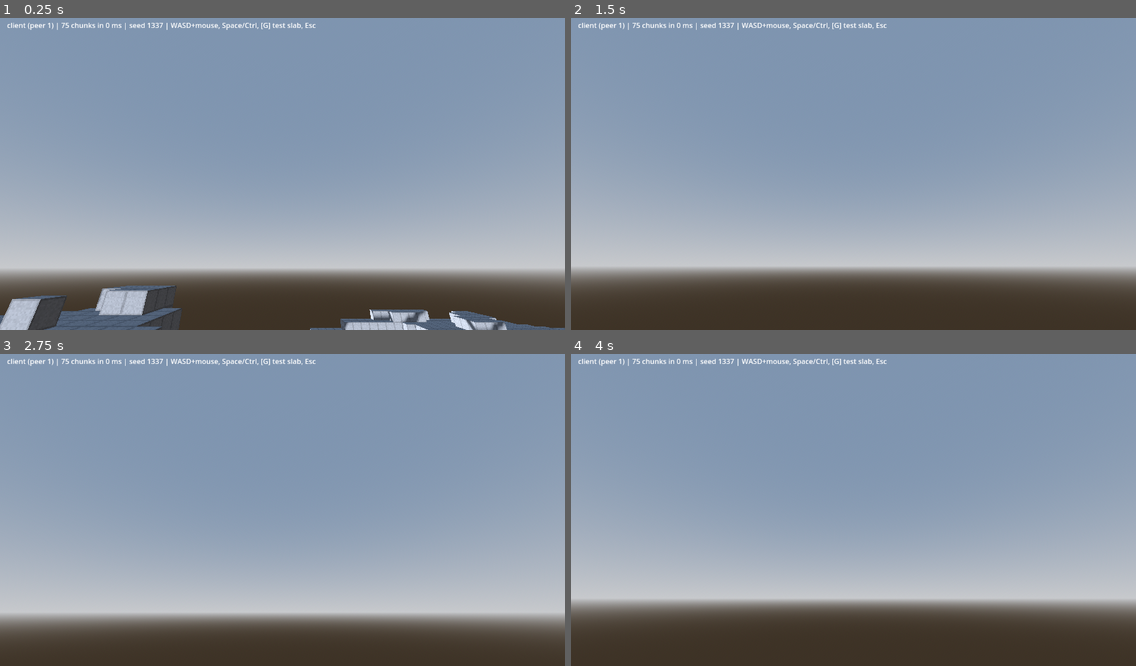
Above: before the commit, frames 1-4 (two rows, left to right).
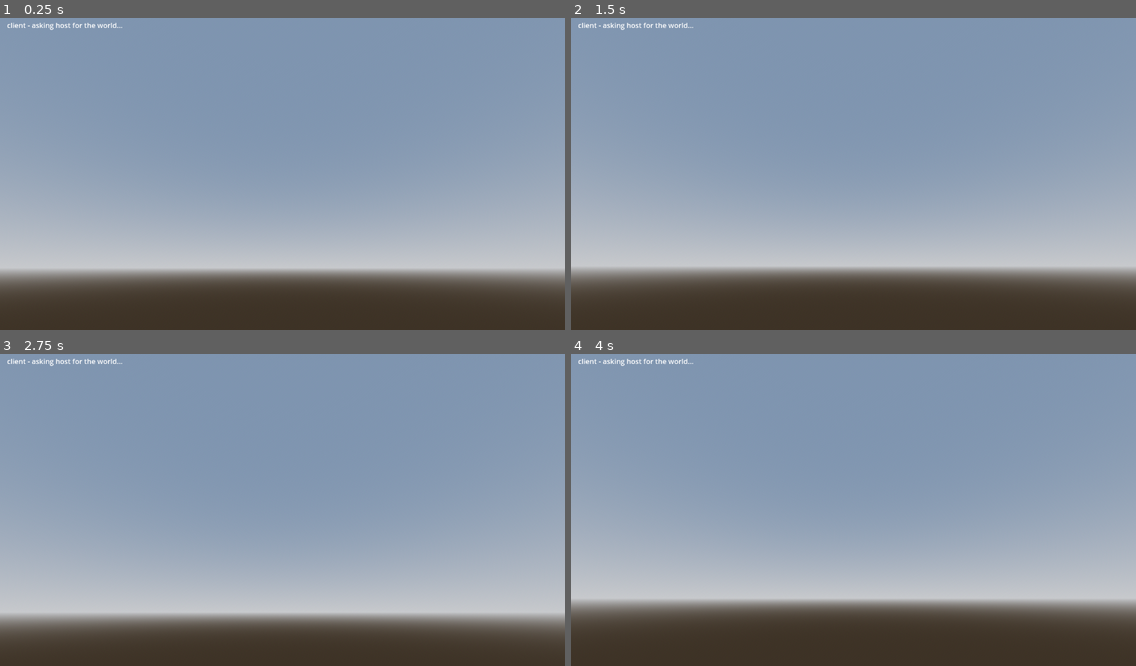
Above: after the commit, the same moments.

Repository: FrostyyTiger/Kubik
Game: Godot game, scene res://scenes/game.tscn
Same seed, same stepped clock (60 frames per second), same inputs: the game is played once before the commit and once after it. This scene is started directly instead of the project's main scene.
Inputs (mouse positions are in pixels of both pictures, inside the frame that each line leads up to):
- Up to frame 1 (0.25 s): no input
- Up to frame 2 (1.5 s): tap Enter at 0.5 s; move the mouse to (881, 170) at 0.52 s; hold W from 0.53 s (still down); tap G at 0.6 s; tap Space at 0.77, 1.25 s; move the mouse to (825, 174) at 1.27 s; tap Ctrl at 1.35 s
- Up to frame 3 (2.75 s): keep holding W; tap Space at 1.52 s; tap Enter at 2 s; move the mouse to (293, 500) at 2.02 s; hold Shift from 2.03 s (still down)
- Up to frame 4 (4 s): keep holding W; tap Space at 2.75, 3.02, 3.77 s; move the mouse to (847, 513) at 2.77 s; release Shift at 2.78 s; tap Alt at 2.85 s; tap Enter at 3.5 s; move the mouse to (893, 510) at 3.52 s; tap G at 3.6 s

The runs differ from the first frame. In frame 1, 4.9% of the frame differs, in the area x 0-100%, y 1-100%; in frame 2, 0.4%; in frame 3, 0.4%; in frame 4, 0.4%.

Commit message:
feat(net): join handshake, seed sync and remote player capsules
The host picks randi() as the seed and builds immediately. A joining client
builds nothing until it asks the host and gets back the seed plus the edit
snapshot. That reply is the entire world transfer: one integer and a
dictionary of changes, independent of world size.

Chunks build over several frames, so broadcast edits routinely arrive for
chunks a joiner has not generated yet. Rather than a pending queue, World
records every edit unconditionally and replays the relevant ones as each
chunk is generated - so edits may arrive in any order at any time.

Capsule colours are derived from peer id with golden-ratio hue stepping, so
both machines colour a player identically without sending anything about it.
Interpolation uses 1 - exp(-k*dt) rather than a fixed lerp weight, which is
frame-rate independent; a per-frame weight makes the game feel different at
60 and 120 fps.

PROVISIONAL: clients report camera position rather than input, because a
noclip debug camera has no movement rule a host could validate. The host
still owns and distributes the table, so only the payload is wrong - when
the player becomes a physics body, _srv_report_state carries input instead
and the host simulates. Marked in the source.

Co-Authored-By: Claude Opus 5 (1M context) <noreply@anthropic.com>
Claude-Session: https://claude.ai/code/session_01UiSAFbDzRSimYc9Mx2DoXk

Diff:
--- a/scenes/game.tscn
+++ b/scenes/game.tscn
@@ -28,6 +28,8 @@
 [node name="World" type="Node3D" parent="."]
 script = ExtResource("2_world")
 
+[node name="Players" type="Node3D" parent="."]
+
 [node name="FlyCamera" type="Camera3D" parent="."]
 transform = Transform3D(1, 0, 0, 0, 0.9063, -0.4226, 0, 0.4226, 0.9063, 0, 56, 0)
 current = true
--- /dev/null
+++ b/scenes/remote_player.tscn
@@ -0,0 +1,24 @@
+[gd_scene load_steps=3 format=3]
+
+[ext_resource type="Script" path="res://scripts/player/remote_player.gd" id="1_remote"]
+
+[sub_resource type="CapsuleMesh" id="CapsuleMesh_1"]
+radius = 0.35
+height = 1.8
+
+[node name="RemotePlayer" type="Node3D"]
+script = ExtResource("1_remote")
+
+[node name="Body" type="MeshInstance3D" parent="."]
+transform = Transform3D(1, 0, 0, 0, 1, 0, 0, 0, 1, 0, 0.9, 0)
+mesh = SubResource("CapsuleMesh_1")
+
+[node name="Nametag" type="Label3D" parent="."]
+transform = Transform3D(1, 0, 0, 0, 1, 0, 0, 0, 1, 0, 2.1, 0)
+billboard = 1
+no_depth_test = true
+fixed_size = true
+pixel_size = 0.002
+text = "peer"
+font_size = 64
+outline_size = 20
--- a/scripts/game/game.gd
+++ b/scripts/game/game.gd
@@ -1,11 +1,10 @@
 extends Node3D
 
-## Root of the in-game scene.
-
-## Temporary. Next step is the host picking a seed and sending it during the
-## join handshake. Until then a shared constant does the same job: both
-## machines generate byte-identical terrain with zero voxels on the wire.
-const DEBUG_SEED := 1337
+## Root of the in-game scene. Owns the join handshake and player position sync.
+##
+## Both peers load this same scene, so every node here sits at the same path on
+## both machines - which is what makes @rpc work: Godot addresses RPCs by node
+## path, and a mismatch means the call silently lands nowhere.
 
 ## Scaffolding: a fixed spot well above the terrain band, so the debug slab is
 ## guaranteed to land in open air and be visible from anywhere.
@@ -14,28 +13,194 @@
 ## How far above the ground to drop the camera once the world exists.
 const SPAWN_CLEARANCE := 6.0
 
+## Position updates per second. 20 is plenty for two players; the smoothing on
+## the receiving end hides the gaps.
+const SYNC_HZ := 20.0
+
+## If the very first join request races the host scene change, ask again.
+const JOIN_RETRY_SECONDS := 1.0
+
+const REMOTE_PLAYER_SCENE := preload("res://scenes/remote_player.tscn")
+
 @onready var _world: World = $World
 @onready var _camera: FlyCamera = $FlyCamera
 @onready var _status: Label = $HUD/Status
+@onready var _players_root: Node3D = $Players
+
+## peer_id -> RemotePlayer. Everyone except us.
+var _players := {}
+
+## HOST ONLY. peer_id -> {"p": Vector3, "y": float}. The authoritative table.
+var _states := {}
 
 var _slab_present := false
+var _sync_accum := 0.0
+var _join_retry := 0.0
+var _chunk_count := 0
+var _build_ms := 0
 
 
 func _ready() -> void:
-	_status.text = "%s - generating world..." % _role_name()
 	_world.generation_finished.connect(_on_world_ready)
-	_world.setup(DEBUG_SEED)
+	Net.peer_left.connect(_on_peer_left)
+
+	if Net.is_host():
+		# The host invents the world. Godot randomises its RNG seed at startup,
+		# so this differs every session.
+		_status.text = "host - generating world..."
+		_world.setup(randi())
+	else:
+		# Clients generate NOTHING until the host tells them the seed. This
+		# request plus the reply is the entire world transfer: one integer and
+		# a dictionary of edits, no matter how large the world is.
+		_status.text = "client - asking host for the world..."
+		_request_join_state()
+
+
+func _process(delta: float) -> void:
+	# Retry the handshake if we somehow asked before the host game scene
+	# existed. Cheap insurance against an otherwise silent hang.
+	if Net.is_client() and not _world.has_seed():
+		_join_retry -= delta
+		if _join_retry <= 0.0:
+			_request_join_state()
+
+	_sync_accum += delta
+	if _sync_accum < 1.0 / SYNC_HZ:
+		return
+	_sync_accum = 0.0
+	_publish_local_state()
+	if Net.is_host():
+		# The host is the only one that assembles and distributes the table.
+		_cl_sync_players.rpc(_states)
+		_apply_states(_states)
 
 
 func _on_world_ready(chunk_count: int, elapsed_ms: int) -> void:
+	_chunk_count = chunk_count
+	_build_ms = elapsed_ms
 	# The camera starts above everything so it is never buried mid-generation;
-	# once the terrain exists we drop it to just above the ground at the
-	# origin. Happens within a second of entering the scene.
+	# once the terrain exists we drop it to just above the ground.
 	var surface := _world.find_surface_y(0, 0)
 	_camera.position = Vector3(0.5, surface + SPAWN_CLEARANCE, 0.5)
-
-	_status.text = "%s (peer %d) | %d chunks in %d ms | seed %d | WASD+mouse, Space/Ctrl, [G] test slab, Esc" % [
-		_role_name(), Net.local_peer_id(), chunk_count, elapsed_ms, _world.world_seed]
+	_update_status()
+
+
+# --- Join handshake ---------------------------------------------------------
+
+func _request_join_state() -> void:
+	_join_retry = JOIN_RETRY_SECONDS
+	_srv_request_join_state.rpc_id(1)
+
+
+## Sent by a joining client, executed on the host.
+@rpc("any_peer", "call_remote", "reliable")
+func _srv_request_join_state() -> void:
+	if not Net.is_host():
+		return
+	var who := multiplayer.get_remote_sender_id()
+	print("[Game] sending world state to peer %d" % who)
+	_cl_receive_join_state.rpc_id(who, _world.world_seed, _world.get_edits())
+
+
+## Sent by the host, executed on the joining client.
+@rpc("authority", "call_remote", "reliable")
+func _cl_receive_join_state(seed_value: int, edits: Dictionary) -> void:
+	if _world.has_seed():
+		return  # A retry crossed with the reply. Ignore the duplicate.
+	_world.setup(seed_value)
+	# Safe to apply before the chunks exist: World records edits immediately
+	# and replays them as each chunk is generated.
+	_world.apply_edit_snapshot(edits)
+
+
+# --- Player position sync ---------------------------------------------------
+#
+# PROVISIONAL. Clients currently report their CAMERA POSITION, because a
+# noclip debug camera has no movement rules a host could validate. When the
+# real player becomes a physics body this channel becomes:
+#
+#     client sends INPUT -> host simulates -> host broadcasts the position
+#
+# The shape is already right - the host owns and distributes the table - only
+# the payload changes. _srv_report_state is the function to replace.
+
+func _publish_local_state() -> void:
+	var pos := _camera.position
+	var yaw := _camera.rotation.y
+	if Net.is_host():
+		_states[Net.local_peer_id()] = {"p": pos, "y": yaw}
+	else:
+		_srv_report_state.rpc_id(1, pos, yaw)
+
+
+@rpc("any_peer", "call_remote", "unreliable_ordered")
+func _srv_report_state(pos: Vector3, yaw: float) -> void:
+	if not Net.is_host():
+		return
+	# The sender id comes from the network layer and cannot be spoofed, so a
+	# client can only ever move itself.
+	_states[multiplayer.get_remote_sender_id()] = {"p": pos, "y": yaw}
+
+
+## "unreliable_ordered": a position update is worthless once a newer one
+## exists, so dropping a late packet beats resending it. Ordered means a stale
+## packet arriving out of sequence is discarded instead of making the capsule
+## jump backwards.
+@rpc("authority", "call_remote", "unreliable_ordered")
+func _cl_sync_players(states: Dictionary) -> void:
+	_apply_states(states)
+
+
+func _apply_states(states: Dictionary) -> void:
+	var me := Net.local_peer_id()
+	for pid in states:
+		if pid == me:
+			continue  # We do not render ourselves.
+		var st: Dictionary = states[pid]
+		_player_node(pid).set_target(st["p"], st["y"])
+
+	# Anyone we have a capsule for but who is no longer in the table has left.
+	for pid in _players.keys():
+		if not states.has(pid):
+			_remove_player(pid)
+	_update_status()
+
+
+func _player_node(peer_id: int) -> RemotePlayer:
+	if _players.has(peer_id):
+		return _players[peer_id]
+	var node: RemotePlayer = REMOTE_PLAYER_SCENE.instantiate()
+	node.setup(peer_id)
+	_players_root.add_child(node)
+	_players[peer_id] = node
+	print("[Game] spawned capsule for peer %d" % peer_id)
+	return node
+
+
+func _remove_player(peer_id: int) -> void:
+	if not _players.has(peer_id):
+		return
+	_players[peer_id].queue_free()
+	_players.erase(peer_id)
+
+
+func _on_peer_left(peer_id: int) -> void:
+	# The host drops them from the authoritative table; everyone drops the
+	# capsule right away rather than waiting for the next sync.
+	_states.erase(peer_id)
+	_remove_player(peer_id)
+	_update_status()
+
+
+# --- HUD and debug ----------------------------------------------------------
+
+func _update_status() -> void:
+	if not _world.is_ready():
+		return
+	_status.text = "%s (peer %d) | %d others | %d chunks in %d ms | seed %d | WASD+mouse, Space/Ctrl, [G] slab, Esc" % [
+		_role_name(), Net.local_peer_id(), _players.size(),
+		_chunk_count, _build_ms, _world.world_seed]
 
 
 func _unhandled_input(event: InputEvent) -> void:
@@ -47,9 +212,9 @@
 		return
 
 	# TEMPORARY until we have block interaction (raycast + break/place).
-	# Exists so the authority chain can be verified end to end today: press G
-	# on the CLIENT and the slab still appears on both machines, because the
-	# client only sent a request and the host broadcast the result back.
+	# Exists so the authority chain can be verified end to end: press G on the
+	# CLIENT and the slab appears on both machines, because the client only
+	# sent a request and the host broadcast the result back.
 	if event is InputEventKey and event.pressed and not event.echo:
 		if event.physical_keycode == KEY_G:
 			_toggle_debug_slab()
--- /dev/null
+++ b/scripts/player/remote_player.gd
@@ -0,0 +1,69 @@
+class_name RemotePlayer
+extends Node3D
+
+## A capsule standing in for another player. Purely visual - it never decides
+## anything, it just follows the positions the host sends.
+
+## Higher = snappier, lower = smoother but laggier looking.
+const SMOOTHING := 15.0
+
+var peer_id := 0
+
+var _target_position := Vector3.ZERO
+var _target_yaw := 0.0
+var _has_target := false
+
+@onready var _body: MeshInstance3D = $Body
+@onready var _nametag: Label3D = $Nametag
+
+
+## Call before add_child(). @onready vars do not exist yet at this point, so
+## this only records the id; the visuals are set up in _ready().
+func setup(p_peer_id: int) -> void:
+	peer_id = p_peer_id
+	name = "Player%d" % p_peer_id
+
+
+func _ready() -> void:
+	var c := color_for_peer(peer_id)
+	# A material per player, since each one is a different colour. Fine for a
+	# handful of players; a shared material with per-instance colour would be
+	# the move if we ever had hundreds.
+	var mat := StandardMaterial3D.new()
+	mat.albedo_color = c
+	_body.material_override = mat
+	_nametag.text = "peer %d" % peer_id
+	_nametag.modulate = c
+
+
+func set_target(pos: Vector3, yaw: float) -> void:
+	_target_position = pos
+	_target_yaw = yaw
+	if not _has_target:
+		# First update: snap, do not glide in from the world origin.
+		_has_target = true
+		position = pos
+		rotation.y = yaw
+
+
+func _process(delta: float) -> void:
+	if not _has_target:
+		return
+	# Frame-rate independent exponential smoothing.
+	#
+	# The tempting version, lerp(current, target, 0.1), moves 10% of the way
+	# per FRAME - so it is twice as fast at 120 fps as at 60, and the game
+	# feels different on two machines. 1 - exp(-k*dt) moves 10% per equal
+	# amount of TIME regardless of frame rate.
+	var t := 1.0 - exp(-SMOOTHING * delta)
+	position = position.lerp(_target_position, t)
+	rotation.y = lerp_angle(rotation.y, _target_yaw, t)
+
+
+## Deterministic colour per peer, so both machines paint the same player the
+## same way without sending a single byte about it.
+static func color_for_peer(p_peer_id: int) -> Color:
+	# Stepping the hue by the golden ratio spreads consecutive ids as far apart
+	# on the colour wheel as possible, so nobody gets near-identical colours.
+	var hue := fposmod(float(p_peer_id) * 0.61803398875, 1.0)
+	return Color.from_hsv(hue, 0.65, 0.95)
--- a/scripts/world/world.gd
+++ b/scripts/world/world.gd
@@ -99,6 +99,12 @@
 	var chunk := Chunk.new(chunk_pos)
 	generator.generate_into(chunk)
 	_chunks[chunk_pos] = chunk
+
+	# Replay any edits that belong to this chunk. A joining player receives
+	# broadcasts while its chunks are still being built, so edits routinely
+	# arrive before the ground they belong to. Recording them unconditionally
+	# and replaying here means they can arrive in any order, at any time.
+	_replay_edits_for(chunk)
 
 	var node := ChunkNode.new()
 	node.setup(chunk)
@@ -261,3 +267,18 @@
 		if is_solid_world(wx, y, wz):
 			return y
 	return -1
+
+
+func _replay_edits_for(chunk: Chunk) -> void:
+	if _edits.is_empty():
+		return
+	var origin := chunk.origin()
+	for pos in _edits:
+		var local: Vector3i = pos - origin
+		if Chunk.in_bounds(local.x, local.y, local.z):
+			chunk.set_voxel(local.x, local.y, local.z, _edits[pos])
+
+
+## True once a seed is known, i.e. setup() has been called.
+func has_seed() -> bool:
+	return generator != null
